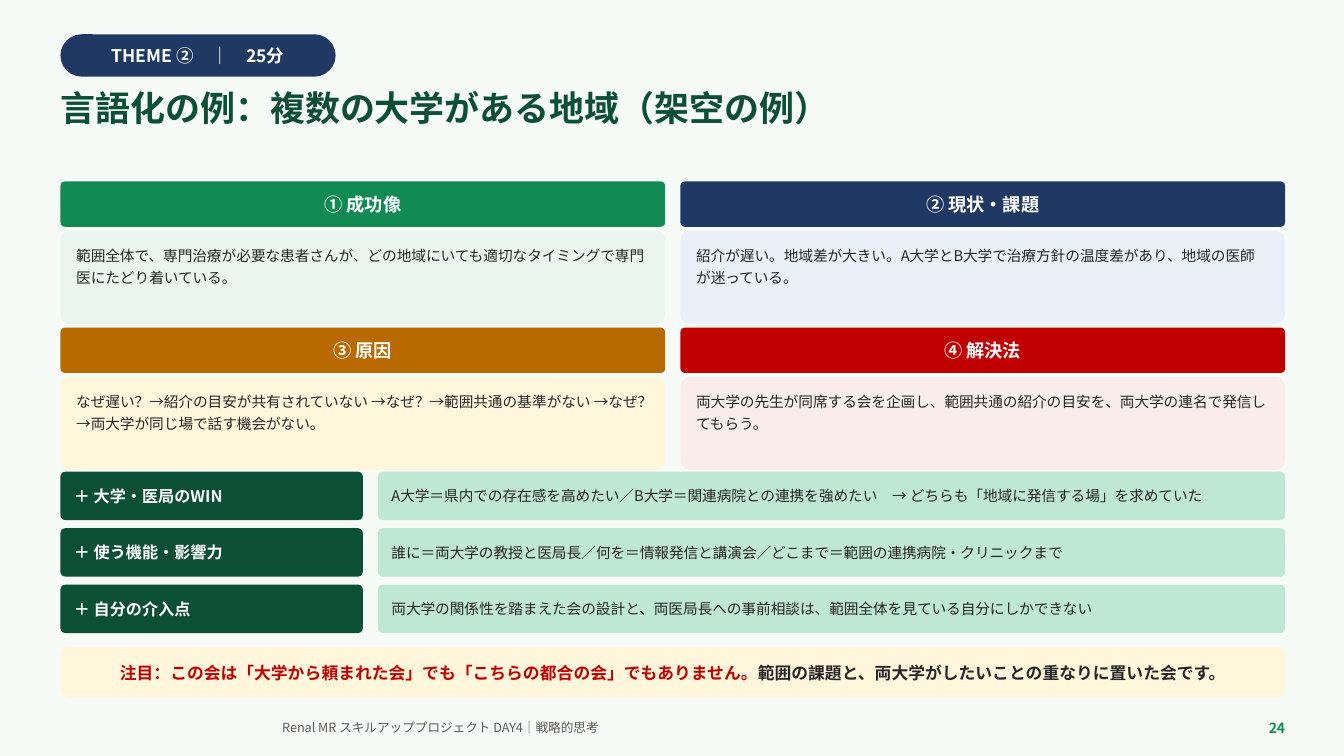
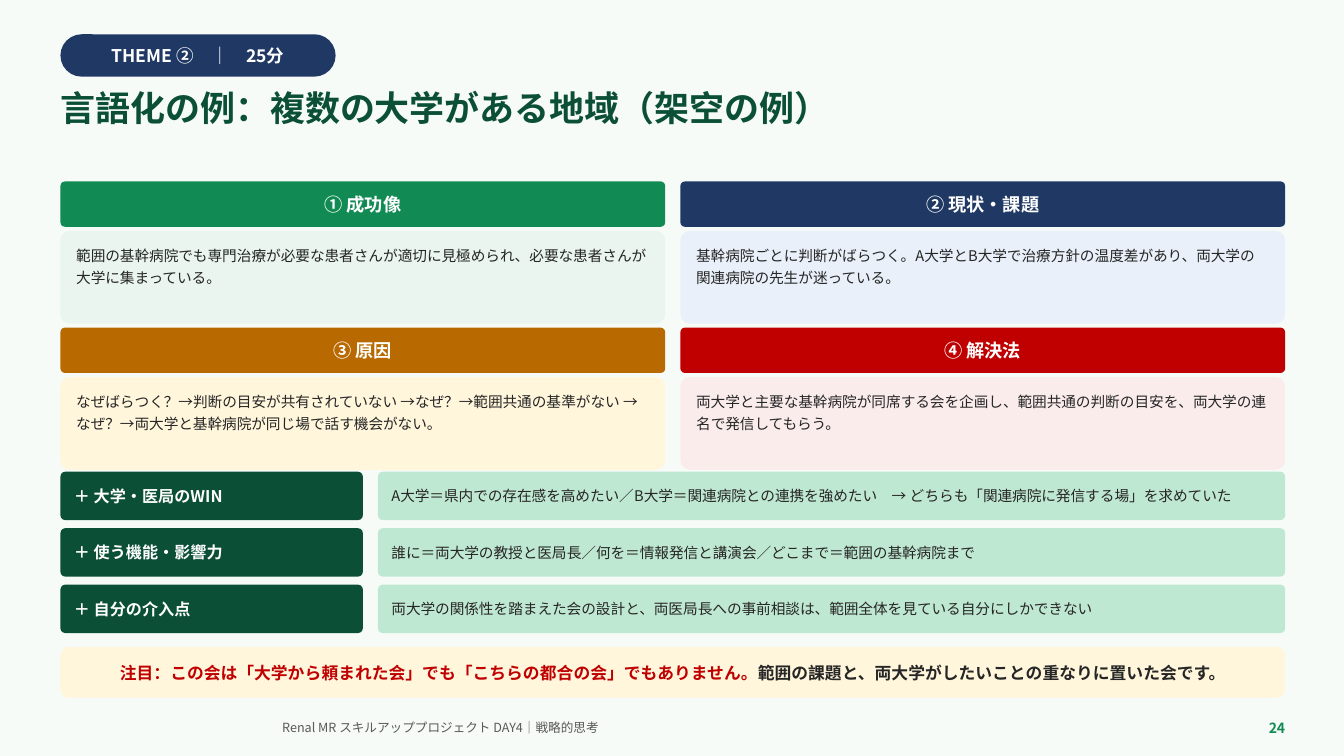
Before and after one commit to TAKUYA-1187/Claude, a slide deck: slide 24 of novartis_training/DAY4_ちょっと分かるだけで世界が変わる.pptx. Drawn at 1344x756 pixels with LibreOffice and Linux fonts; fonts in the diff are those of the drawing; background and template pictures are left out. Boxes give left, top, right and bottom in pixels: in the first picture for what was removed or moved away, otherwise in the second. Text is boxed around its words. In the diff, an @@ line names an element or a change of style, - is before the commit and + after.

```diff
--- a/novartis_training/DAY4_ちょっと分かるだけで世界が変わる.pptx
+++ b/novartis_training/DAY4_ちょっと分かるだけで世界が変わる.pptx
@@ text in rounded rectangle at [76,248,646,284]: text changed @@
-範囲全体で、専門治療が必要な患者さんが、どの地域にいても適切なタイミングで専門医にたどり着いている。
+範囲の基幹病院でも専門治療が必要な患者さんが適切に見極められ、必要な患者さんが大学に集まっている。
@@ text in rounded rectangle at [696,248,1255,284]: text changed @@
-紹介が遅い。地域差が大きい。A大学とB大学で治療方針の温度差があり、地域の医師が迷っている。
+基幹病院ごとに判断がばらつく。A大学とB大学で治療方針の温度差があり、両大学の関連病院の先生が迷っている。
@@ text in rounded rectangle at [76,394,619,431]: text changed @@
-なぜ遅い？→紹介の目安が共有されていない →なぜ？→範囲共通の基準がない →なぜ？→両大学が同じ場で話す機会がない。
+なぜばらつく？→判断の目安が共有されていない →なぜ？→範囲共通の基準がない →なぜ？→両大学と基幹病院が同じ場で話す機会がない。
@@ text in rounded rectangle at [696,394,1266,430]: text changed @@
-両大学の先生が同席する会を企画し、範囲共通の紹介の目安を、両大学の連名で発信してもらう。
+両大学と主要な基幹病院が同席する会を企画し、範囲共通の判断の目安を、両大学の連名で発信してもらう。
@@ text in rounded rectangle at [391,488,1232,503]: text changed @@
-A大学＝県内での存在感を高めたい／B大学＝関連病院との連携を強めたい → どちらも「地域に発信する場」を求めていた
+A大学＝県内での存在感を高めたい／B大学＝関連病院との連携を強めたい → どちらも「関連病院に発信する場」を求めていた
@@ text in rounded rectangle at [391,545,975,560]: text changed @@
-誰に＝両大学の教授と医局長／何を＝情報発信と講演会／どこまで＝範囲の連携病院・クリニックまで
+誰に＝両大学の教授と医局長／何を＝情報発信と講演会／どこまで＝範囲の基幹病院まで
```
Also in this commit, not shown: 8 other slides changed, 2 other files.
